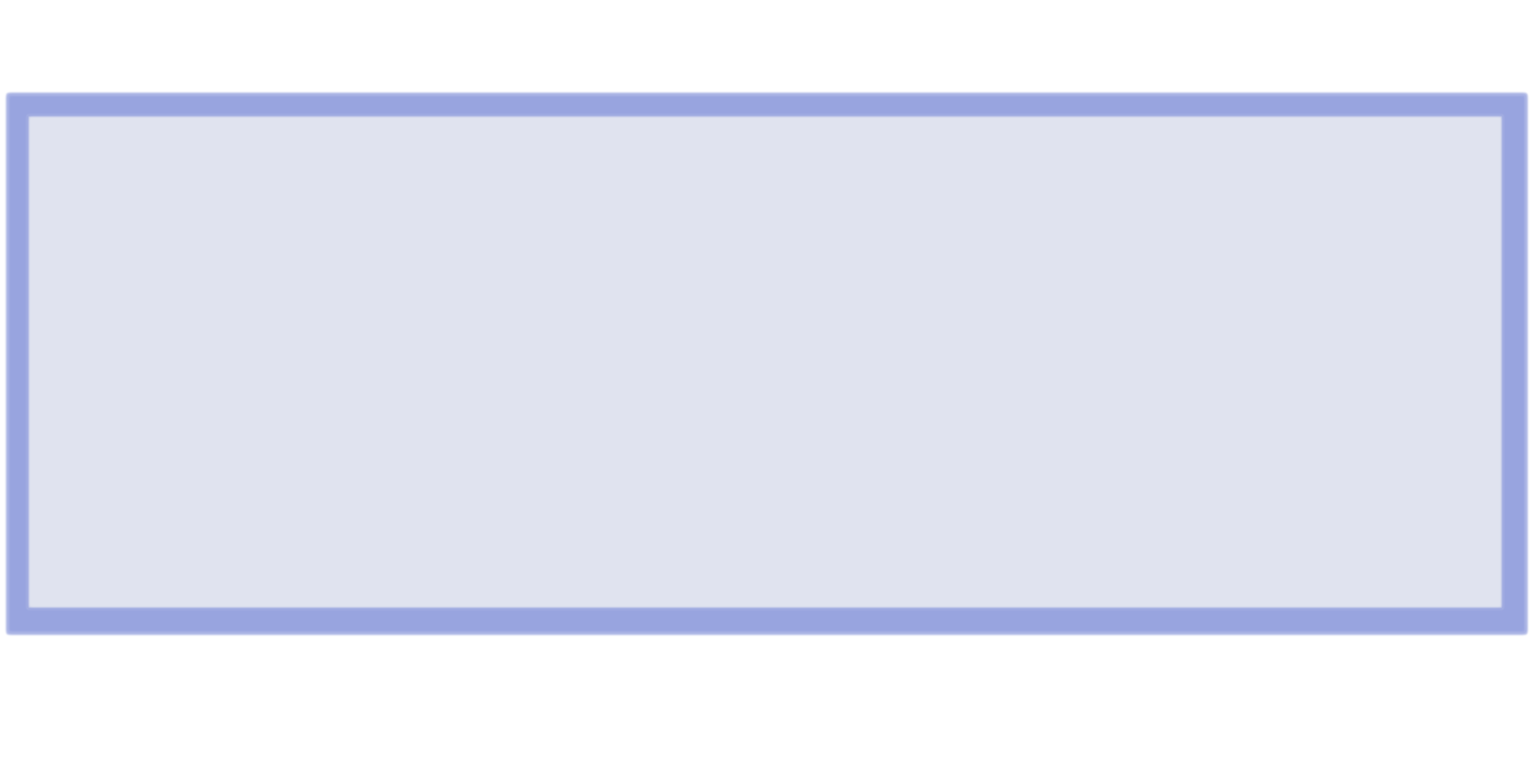
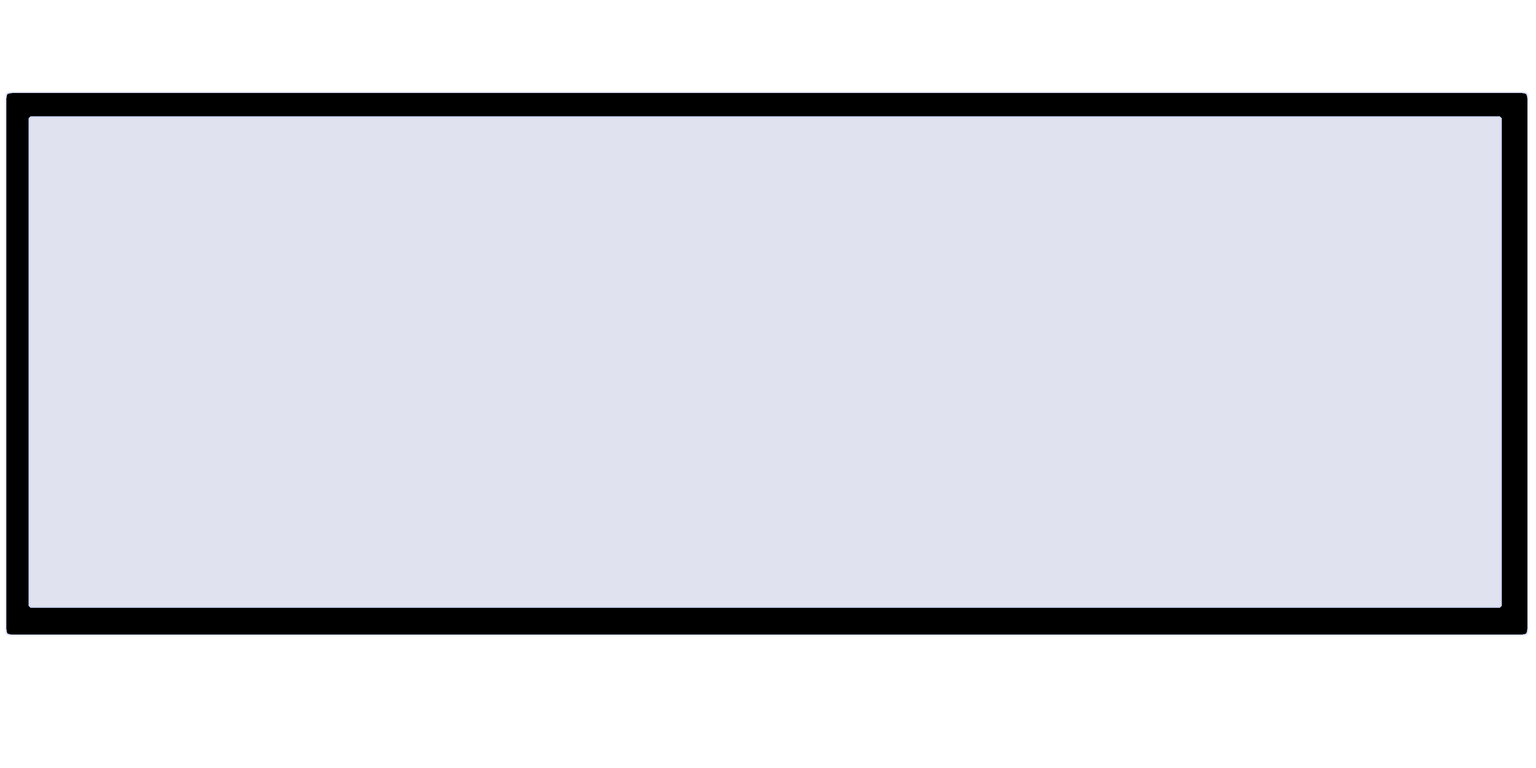
Before/after of a w=1536, h=768 layered artwork. What changed in the layer stack:
painted on "Layer 1" over <box>6,92,1528,635</box>
